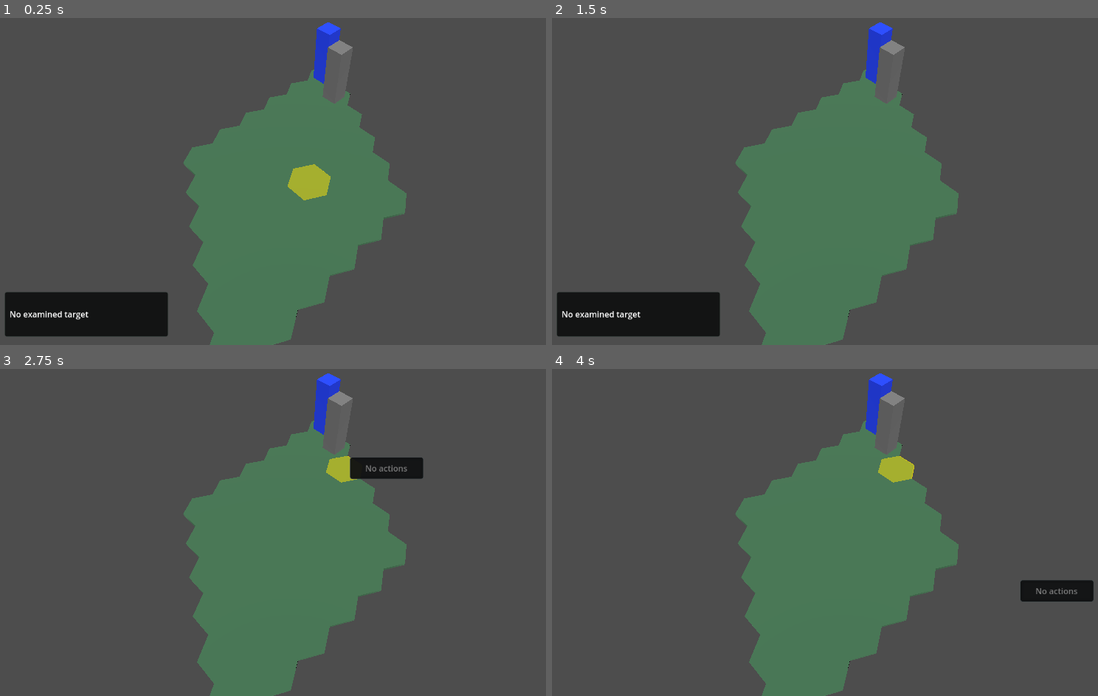
Above: before the commit, frames 1-4 (two rows, left to right).
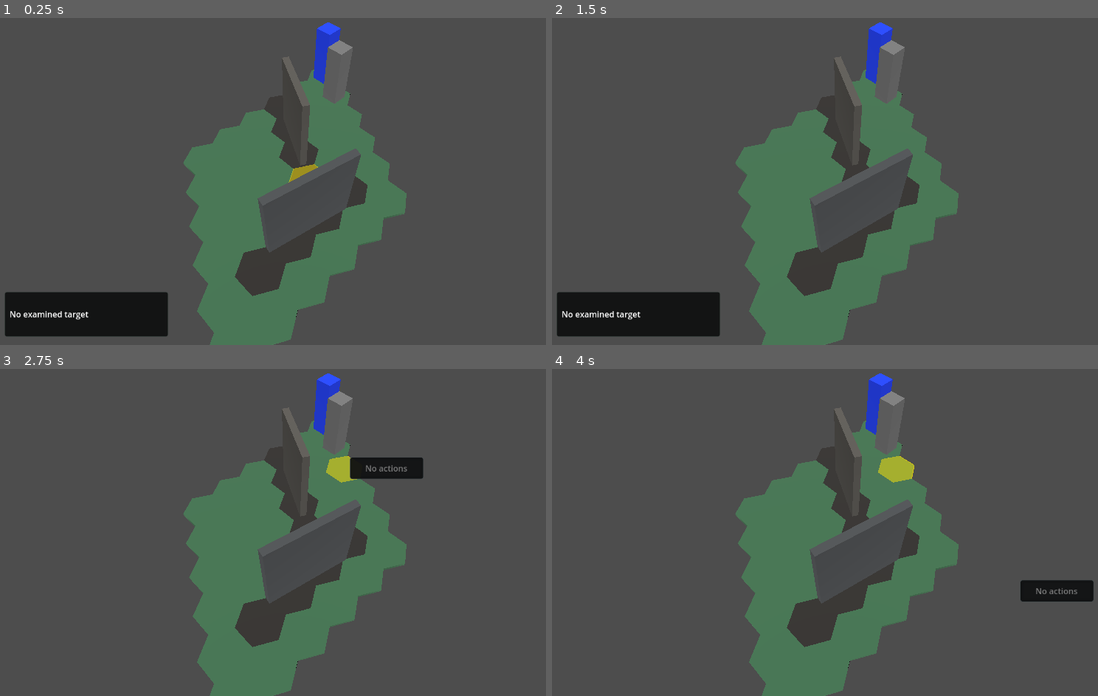
Above: after the commit, the same moments.

Repository: charlescodes/blightroot
Game: Godot game, scene res://scenes/main.tscn
Two runs of this game, one before a commit and one after it. Both use one fixed random seed, a clock stepped at 60 frames per second and the inputs below.
Inputs (mouse positions are in pixels of both pictures, inside the frame that each line leads up to):
- Up to frame 1 (0.25 s): no input
- Up to frame 2 (1.5 s): tap Enter at 0.5 s; move the mouse to (972, 161) at 0.52 s; hold , (toggle_interaction_log) 0.53-1.28 s; click (972, 161) at 0.67 s; tap Space at 1.25 s; move the mouse to (726, 194) at 1.27 s; tap , (toggle_interaction_log) at 1.35 s; click (726, 194) at 1.42 s
- Up to frame 3 (2.75 s): tap Enter at 2 s; move the mouse to (349, 457) at 2.02 s; hold , (toggle_interaction_log) from 2.03 s (still down); click (349, 457) at 2.17 s
- Up to frame 4 (4 s): tap Space at 2.75 s; move the mouse to (814, 597) at 2.77 s; release , (toggle_interaction_log) at 2.78 s; tap , (toggle_interaction_log) at 2.85 s; click (814, 597) at 2.92 s; tap Enter at 3.5 s; move the mouse to (1021, 581) at 3.52 s; hold , (toggle_interaction_log) from 3.53 s (still down); click (1021, 581) at 3.67 s

The runs differ from the first frame. In frame 1, 6.4% of the frame differs, in the area x 42-68%, y 19-86%; in frame 2, 6.4%; in frame 3, 6.4%; in frame 4, 6.4%.

Commit message:
add walls

Diff:
--- a/scenes/main.tscn
+++ b/scenes/main.tscn
@@ -8,6 +8,8 @@
 [ext_resource type="Script" uid="uid://bs3mf3ml2nv3c" path="res://src/ui/interaction_menu.gd" id="6_vvgt8"]
 [ext_resource type="Script" uid="uid://nffvpt370fl2" path="res://src/ui/interaction_log_panel.gd" id="7_f8j3g"]
 [ext_resource type="Script" uid="uid://cb7pmkcrcai4t" path="res://src/movement/movement_controller.gd" id="8_0kq8v"]
+[ext_resource type="Script" path="res://src/walls/wall_layout_view.gd" id="9_mjm1e"]
+[ext_resource type="Script" path="res://src/walls/wall_segment_data.gd" id="10_s27cq"]
 
 [sub_resource type="Resource" id="Resource_player_character_data"]
 script = ExtResource("4_g8al5")
@@ -31,10 +33,36 @@
 color = Color(0.45, 0.45, 0.45, 1)
 is_hoverable = true
 
+[sub_resource type="Resource" id="Resource_wall_corner_segment"]
+script = ExtResource("10_s27cq")
+start_q = 0
+start_r = 2
+end_q = 3
+end_r = 2
+span_mode = &"corner_to_corner"
+height_m = 2.2
+thickness_m = 0.18
+color = Color(0.34, 0.33, 0.31, 1)
+
+[sub_resource type="Resource" id="Resource_wall_side_segment"]
+script = ExtResource("10_s27cq")
+start_q = 4
+start_r = 1
+end_q = 4
+end_r = 4
+span_mode = &"side_to_side"
+height_m = 2.2
+thickness_m = 0.18
+color = Color(0.29, 0.3, 0.31, 1)
+
 [node name="Main" type="Node3D"]
 
 [node name="HexGridManager" type="Node3D" parent="."]
 script = ExtResource("1_63or0")
+
+[node name="WallLayout" type="Node3D" parent="."]
+script = ExtResource("9_mjm1e")
+wall_segments = Array[Resource]([SubResource("Resource_wall_corner_segment"), SubResource("Resource_wall_side_segment")])
 
 [node name="PlayerCharacter" type="Node3D" parent="."]
 script = ExtResource("5_gsyx3")
--- /dev/null
+++ b/src/walls/wall_cell_resolver.gd
@@ -0,0 +1,52 @@
+class_name WallCellResolver
+extends RefCounted
+
+const WallSegmentDataScript := preload("res://src/walls/wall_segment_data.gd")
+
+static func blocked_keys_for_segment(segment: WallSegmentDataScript) -> Array[Vector3i]:
+	var blocked_keys: Array[Vector3i] = []
+	if segment == null:
+		return blocked_keys
+
+	var start_key := segment.start_key()
+	var end_key := segment.end_key()
+	var steps := cube_distance(start_key, end_key)
+	if steps == 0:
+		blocked_keys.append(start_key)
+		return blocked_keys
+
+	for index in range(steps + 1):
+		var t := float(index) / float(steps)
+		var key := _cube_round(_cube_lerp(start_key, end_key, t))
+		if not blocked_keys.has(key):
+			blocked_keys.append(key)
+
+	return blocked_keys
+
+static func cube_distance(a: Vector3i, b: Vector3i) -> int:
+	return int((absi(a.x - b.x) + absi(a.y - b.y) + absi(a.z - b.z)) / 2)
+
+static func _cube_lerp(a: Vector3i, b: Vector3i, t: float) -> Vector3:
+	return Vector3(
+		lerpf(float(a.x), float(b.x), t),
+		lerpf(float(a.y), float(b.y), t),
+		lerpf(float(a.z), float(b.z), t)
+	)
+
+static func _cube_round(cube: Vector3) -> Vector3i:
+	var q := roundi(cube.x)
+	var r := roundi(cube.y)
+	var s := roundi(cube.z)
+
+	var q_diff := absf(float(q) - cube.x)
+	var r_diff := absf(float(r) - cube.y)
+	var s_diff := absf(float(s) - cube.z)
+
+	if q_diff > r_diff and q_diff > s_diff:
+		q = -r - s
+	elif r_diff > s_diff:
+		r = -q - s
+	else:
+		s = -q - r
+
+	return Vector3i(q, r, s)
--- /dev/null
+++ b/src/walls/wall_layout_view.gd
@@ -0,0 +1,101 @@
+class_name WallLayoutView
+extends Node3D
+
+const HexDataScript := preload("res://src/grid/hex_data.gd")
+const HexGridManagerScript := preload("res://src/grid/hex_grid_manager.gd")
+const HexViewScript := preload("res://src/grid/hex_view.gd")
+const WallCellResolverScript := preload("res://src/walls/wall_cell_resolver.gd")
+const WallSegmentDataScript := preload("res://src/walls/wall_segment_data.gd")
+const WallVisualResolverScript := preload("res://src/walls/wall_visual_resolver.gd")
+
+const VISUAL_ROOT_NAME: StringName = &"WallVisuals"
+
+@export var grid_manager_path: NodePath = ^"../HexGridManager"
+@export var wall_segments: Array[WallSegmentDataScript] = []
+@export var apply_on_ready: bool = true
+@export var wall_terrain_id: StringName = &"wall"
+
+func _ready() -> void:
+	if apply_on_ready:
+		call_deferred("apply_layout")
+
+func apply_layout() -> Array[Vector3i]:
+	var grid_manager := _resolve_grid_manager()
+	if grid_manager == null:
+		return []
+
+	var blocked_keys := get_blocked_keys()
+	for key in blocked_keys:
+		var hex_data := grid_manager.get_hexes().get(key) as HexDataScript
+		if hex_data == null:
+			continue
+
+		hex_data.is_walkable = false
+		hex_data.terrain_id = wall_terrain_id
+		_refresh_hex_view(grid_manager, key)
+
+	_rebuild_visuals()
+	return blocked_keys
+
+func get_blocked_keys() -> Array[Vector3i]:
+	var blocked_keys: Array[Vector3i] = []
+	for segment in wall_segments:
+		for key in WallCellResolverScript.blocked_keys_for_segment(segment):
+			if not blocked_keys.has(key):
+				blocked_keys.append(key)
+
+	return blocked_keys
+
+func _rebuild_visuals() -> void:
+	var visual_root := _get_or_create_visual_root()
+	for child in visual_root.get_children():
+		child.free()
+
+	for segment in wall_segments:
+		if segment == null:
+			continue
+
+		var endpoints := WallVisualResolverScript.visual_endpoints(segment)
+		if endpoints.size() != 2:
+			continue
+
+		_add_wall_visual(visual_root, segment, endpoints[0], endpoints[1])
+
+func _add_wall_visual(parent: Node, segment: WallSegmentDataScript, start: Vector3, end: Vector3) -> void:
+	var delta := end - start
+	var length := maxf(Vector2(delta.x, delta.z).length(), segment.thickness_m)
+
+	var wall := MeshInstance3D.new()
+	wall.name = "Wall_%d_%d_to_%d_%d" % [segment.start_q, segment.start_r, segment.end_q, segment.end_r]
+	wall.position = (start + end) * 0.5
+	wall.position.y = segment.height_m * 0.5
+	wall.rotation.y = atan2(delta.x, delta.z)
+
+	var box_mesh := BoxMesh.new()
+	box_mesh.size = Vector3(segment.thickness_m, segment.height_m, length)
+	wall.mesh = box_mesh
+
+	var material := StandardMaterial3D.new()
+	material.albedo_color = segment.color
+	wall.material_override = material
+	parent.add_child(wall)
+
+func _refresh_hex_view(grid_manager: HexGridManagerScript, key: Vector3i) -> void:
+	for child in grid_manager.get_children():
+		var hex_view := child as HexViewScript
+		if hex_view != null and hex_view.hex_data != null and hex_view.hex_data.key() == key:
+			hex_view.apply_data()
+			return
+
+func _get_or_create_visual_root() -> Node3D:
+	var visual_root := get_node_or_null(String(VISUAL_ROOT_NAME)) as Node3D
+	if visual_root != null:
+		return visual_root
+
+	visual_root = Node3D.new()
+	visual_root.name = String(VISUAL_ROOT_NAME)
+	add_child(visual_root)
+	return visual_root
+
+func _resolve_grid_manager() -> HexGridManagerScript:
+	return get_node_or_null(grid_manager_path) as HexGridManagerScript
--- /dev/null
+++ b/src/walls/wall_segment_data.gd
@@ -0,0 +1,42 @@
+class_name WallSegmentData
+extends Resource
+
+const SPAN_CORNER_TO_CORNER: StringName = &"corner_to_corner"
+const SPAN_SIDE_TO_SIDE: StringName = &"side_to_side"
+
+@export var start_q: int = 0
+@export var start_r: int = 0
+@export var end_q: int = 0
+@export var end_r: int = 0
+@export var span_mode: StringName = SPAN_CORNER_TO_CORNER
+@export_range(0.25, 8.0, 0.05) var height_m: float = 2.2
+@export_range(0.05, 2.0, 0.01) var thickness_m: float = 0.18
+@export var color: Color = Color(0.35, 0.34, 0.32, 1.0)
+
+func _init(
+	p_start_q: int = 0,
+	p_start_r: int = 0,
+	p_end_q: int = 0,
+	p_end_r: int = 0,
+	p_span_mode: StringName = SPAN_CORNER_TO_CORNER,
+	p_height_m: float = 2.2,
+	p_thickness_m: float = 0.18,
+	p_color: Color = Color(0.35, 0.34, 0.32, 1.0)
+) -> void:
+	start_q = p_start_q
+	start_r = p_start_r
+	end_q = p_end_q
+	end_r = p_end_r
+	span_mode = p_span_mode
+	height_m = p_height_m
+	thickness_m = p_thickness_m
+	color = p_color
+
+func start_key() -> Vector3i:
+	return Vector3i(start_q, start_r, -start_q - start_r)
+
+func end_key() -> Vector3i:
+	return Vector3i(end_q, end_r, -end_q - end_r)
+
+func is_valid_span_mode() -> bool:
+	return span_mode == SPAN_CORNER_TO_CORNER or span_mode == SPAN_SIDE_TO_SIDE
--- /dev/null
+++ b/src/walls/wall_visual_resolver.gd
@@ -0,0 +1,51 @@
+class_name WallVisualResolver
+extends RefCounted
+
+const HexViewScript := preload("res://src/grid/hex_view.gd")
+const WallSegmentDataScript := preload("res://src/walls/wall_segment_data.gd")
+
+static func visual_endpoints(segment: WallSegmentDataScript) -> PackedVector3Array:
+	if segment == null:
+		return PackedVector3Array()
+
+	var start_center := HexViewScript.axial_to_world(segment.start_q, segment.start_r, 0.0)
+	var end_center := HexViewScript.axial_to_world(segment.end_q, segment.end_r, 0.0)
+	var direction := Vector3(end_center.x - start_center.x, 0.0, end_center.z - start_center.z)
+	if direction.length_squared() <= 0.0001:
+		direction = Vector3.RIGHT
+
+	var start_offset := _anchor_offset(direction, segment.span_mode)
+	var end_offset := _anchor_offset(-direction, segment.span_mode)
+	return PackedVector3Array([start_center + start_offset, end_center + end_offset])
+
+static func _anchor_offset(direction: Vector3, span_mode: StringName) -> Vector3:
+	var candidates := _side_midpoint_offsets()
+	if span_mode == WallSegmentDataScript.SPAN_CORNER_TO_CORNER:
+		candidates = _corner_offsets()
+
+	var normalized_direction := direction.normalized()
+	var best := candidates[0]
+	var best_dot := best.normalized().dot(normalized_direction)
+	for candidate in candidates:
+		var dot := candidate.normalized().dot(normalized_direction)
+		if dot > best_dot:
+			best = candidate
+			best_dot = dot
+
+	return best
+
+static func _corner_offsets() -> Array[Vector3]:
+	var offsets: Array[Vector3] = []
+	for index in range(6):
+		var angle := HexViewScript.HEX_MESH_Y_ROTATION_RADIANS + (float(index) * TAU / 6.0)
+		offsets.append(Vector3(cos(angle), 0.0, sin(angle)) * HexViewScript.HEX_RADIUS_M)
+
+	return offsets
+
+static func _side_midpoint_offsets() -> Array[Vector3]:
+	var offsets: Array[Vector3] = []
+	for index in range(6):
+		var angle := HexViewScript.HEX_MESH_Y_ROTATION_RADIANS + ((float(index) + 0.5) * TAU / 6.0)
+		offsets.append(Vector3(cos(angle), 0.0, sin(angle)) * (HexViewScript.HEX_SIDE_TO_SIDE_M * 0.5))
+
+	return offsets
--- a/tests/test_runner.gd
+++ b/tests/test_runner.gd
@@ -17,6 +17,10 @@
 const MoveTargetResolverScript := preload("res://src/movement/move_target_resolver.gd")
 const WorldObjectDataScript := preload("res://src/objects/world_object_data.gd")
 const BlockoutObjectViewScript := preload("res://src/objects/blockout_object_view.gd")
+const WallCellResolverScript := preload("res://src/walls/wall_cell_resolver.gd")
+const WallLayoutViewScript := preload("res://src/walls/wall_layout_view.gd")
+const WallSegmentDataScript := preload("res://src/walls/wall_segment_data.gd")
+const WallVisualResolverScript := preload("res://src/walls/wall_visual_resolver.gd")
 
 var _move_requested_count: int = 0
 var _move_requested_actor: Node
@@ -100,6 +104,82 @@
 	(path_hexes[Vector3i(1, 0, -1)] as HexDataScript).is_walkable = false
 	if not HexPathfinderScript.find_path(path_hexes, Vector3i(0, 0, 0), Vector3i(2, 0, -2)).is_empty():
 		return _fail("HexPathfinder should return no path through blocked hexes.")
+
+	var wall_segment := WallSegmentDataScript.new(
+		0,
+		1,
+		2,
+		1,
+		WallSegmentDataScript.SPAN_CORNER_TO_CORNER,
+		2.2,
+		0.18,
+		Color(0.35, 0.34, 0.32, 1.0)
+	)
+	if wall_segment.start_key() != Vector3i(0, 1, -1) or wall_segment.end_key() != Vector3i(2, 1, -3):
+		return _fail("WallSegmentData did not derive valid cube keys.")
+	if not wall_segment.is_valid_span_mode():
+		return _fail("WallSegmentData rejected a valid span mode.")
+
+	var blocked_wall_keys := WallCellResolverScript.blocked_keys_for_segment(wall_segment)
+	if blocked_wall_keys.size() != 3:
+		return _fail("WallCellResolver did not return an inclusive 3-cell wall line.")
+	if blocked_wall_keys[0] != Vector3i(0, 1, -1) or blocked_wall_keys[2] != Vector3i(2, 1, -3):
+		return _fail("WallCellResolver returned the wrong segment endpoints.")
+
+	var side_segment := WallSegmentDataScript.new(
+		0,
+		1,
+		2,
+		1,
+		WallSegmentDataScript.SPAN_SIDE_TO_SIDE,
+		2.2,
+		0.18,
+		Color(0.35, 0.34, 0.32, 1.0)
+	)
+	var corner_endpoints := WallVisualResolverScript.visual_endpoints(wall_segment)
+	var side_endpoints := WallVisualResolverScript.visual_endpoints(side_segment)
+	if corner_endpoints.size() != 2 or side_endpoints.size() != 2:
+		return _fail("WallVisualResolver did not return visual segment endpoints.")
+	if corner_endpoints[0].distance_to(side_endpoints[0]) <= 0.001:
+		return _fail("WallVisualResolver produced identical corner and side anchors.")
+
+	var wall_path_hexes: Dictionary = HexGridManagerScript.generate_hex_data(3, 1)
+	for key in WallCellResolverScript.blocked_keys_for_segment(WallSegmentDataScript.new(1, 0, 1, 0)):
+		(wall_path_hexes[key] as HexDataScript).is_walkable = false
+	if not HexPathfinderScript.find_path(wall_path_hexes, Vector3i(0, 0, 0), Vector3i(2, 0, -2)).is_empty():
+		return _fail("HexPathfinder should not path through wall-blocked cells.")
+
+	var wall_parent := Node3D.new()
+	get_root().add_child(wall_parent)
+	var wall_grid := HexGridManagerScript.new()
+	wall_grid.name = "HexGridManager"
+	wall_grid.width = 4
+	wall_grid.length = 3
+	wall_grid.generate_on_ready = false
+	wall_parent.add_child(wall_grid)
+	wall_grid.build_grid()
+
+	var wall_layout := WallLayoutViewScript.new()
+	wall_layout.wall_segments.append(wall_segment)
+	wall_parent.add_child(wall_layout)
+	var layout_blocked_keys := wall_layout.apply_layout()
+	if not layout_blocked_keys.has(Vector3i(1, 1, -2)):
+		return _fail("WallLayoutView did not apply the expected blocked middle cell.")
+	var blocked_hex_data := wall_grid.get_hexes()[Vector3i(1, 1, -2)] as HexDataScript
+	if blocked_hex_data.is_walkable or blocked_hex_data.terrain_id != &"wall":
+		return _fail("WallLayoutView did not mark wall cells unwalkable.")
+	var wall_visual_root := wall_layout.get_node_or_null("WallVisuals")
+	if wall_visual_root == null or wall_visual_root.get_child_count() != 1:
+		return _fail("WallLayoutView did not create wall visuals.")
+	var wall_mesh_instance := wall_visual_root.get_child(0) as MeshInstance3D
+	var wall_box_mesh := wall_mesh_instance.mesh as BoxMesh
+	if wall_box_mesh == null:
+		return _fail("WallLayoutView visual is not a BoxMesh.")
+	if not is_equal_approx(wall_box_mesh.size.y, wall_segment.height_m):
+		return _fail("WallLayoutView visual does not use the configured wall height.")
+	if not is_equal_approx(wall_box_mesh.size.x, wall_segment.thickness_m):
+		return _fail("WallLayoutView visual does not use the configured wall thickness.")
+	wall_parent.free()
 
 	var hex_view := HexViewScript.new()
 	hex_view.hex_data = HexDataScript.new(0, 0, 0)
@@ -396,6 +476,15 @@
 	main_interaction_controller._ready()
 	if main.get_node_or_null("MovementController") == null:
 		return _fail("Main scene is missing MovementController.")
+	var main_wall_layout := main.get_node_or_null("WallLayout") as WallLayoutViewScript
+	if main_wall_layout == null:
+		return _fail("Main scene is missing WallLayout.")
+	if main_wall_layout.wall_segments.size() != 2:
+		return _fail("Main scene wall layout should contain two sample wall segments.")
+	if main_wall_layout.wall_segments[0].span_mode != WallSegmentDataScript.SPAN_CORNER_TO_CORNER:
+		return _fail("Main scene first wall segment should be corner-to-corner.")
+	if main_wall_layout.wall_segments[1].span_mode != WallSegmentDataScript.SPAN_SIDE_TO_SIDE:
+		return _fail("Main scene second wall segment should be side-to-side.")
 	var interaction_ui := main.get_node_or_null("InteractionUI") as CanvasLayer
 	if interaction_ui == null:
 		return _fail("Main scene is missing InteractionUI CanvasLayer.")
Not shown: 1 places in scenes/main.tscn that only renumber resources
Not shown, added: docs/PROJECT_OVERVIEW.md
